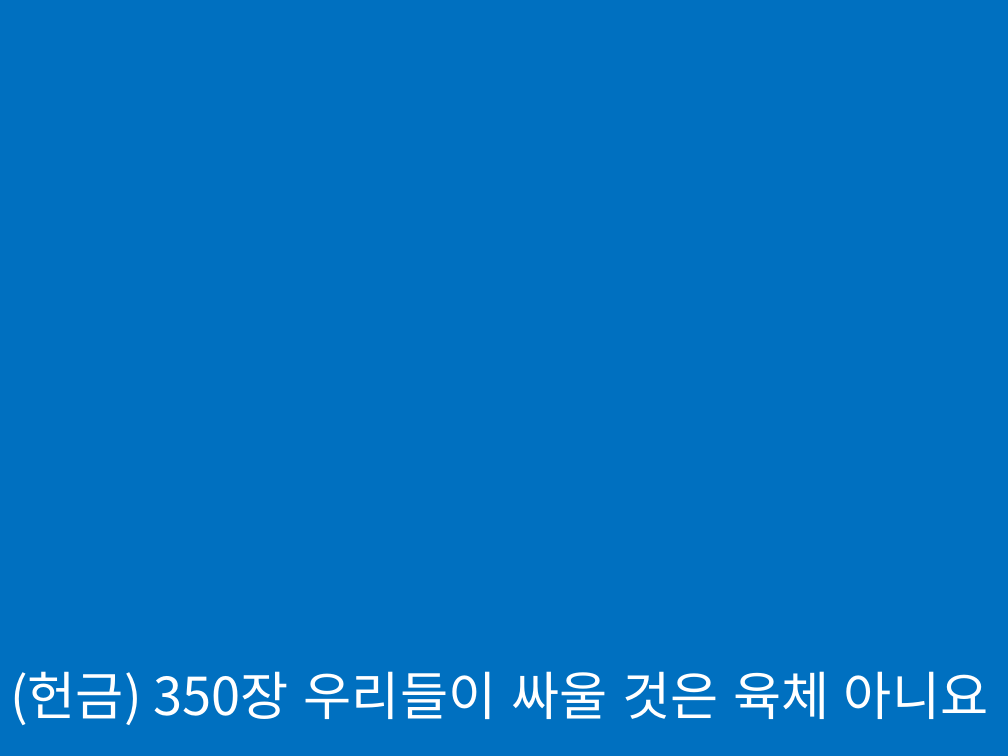
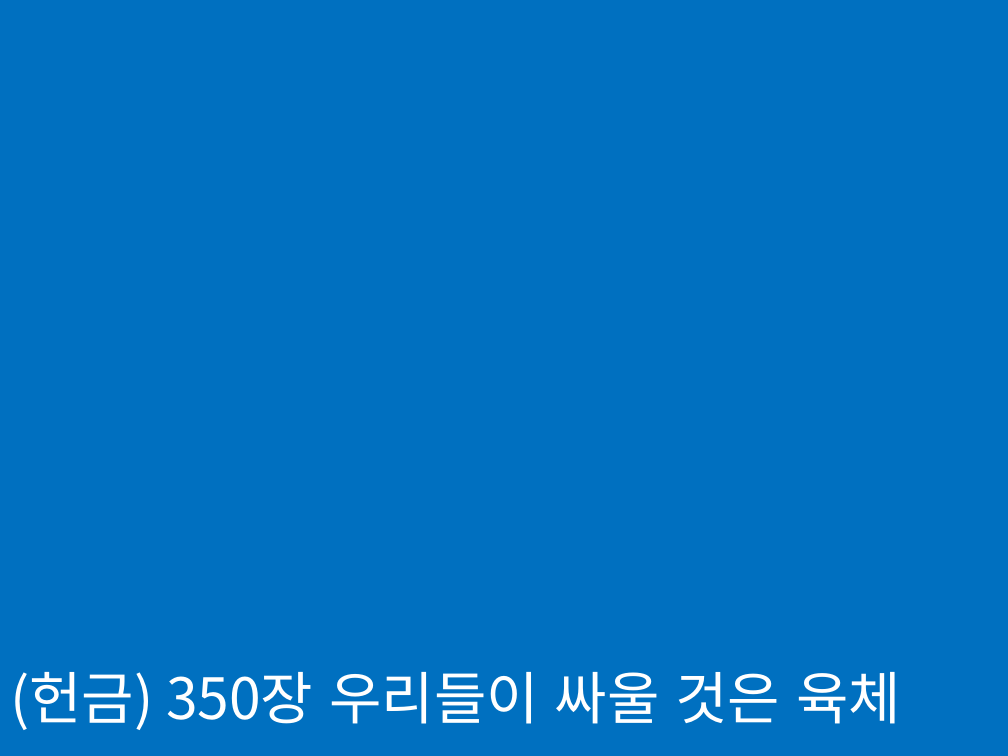
Before and after one commit to sumannam/osanskc, a slide deck: slide 13 of caption.pptx. Drawn at 1008x756 pixels with LibreOffice and Linux fonts; fonts in the diff are those of the drawing. Boxes give left, top, right and bottom in pixels: in the first picture for what was removed or moved away, otherwise in the second. Text is boxed around its words. In the diff, an @@ line names an element or a change of style, - is before the commit and + after.

```diff
--- a/caption.pptx
+++ b/caption.pptx
@@ text at [10,672,901,730]: text changed; size 37.4 to 40.7 pt @@
-(헌금) 350장 우리들이 싸울 것은 육체 아니요
+(헌금) 350장 우리들이 싸울 것은 육체
```
Also in this commit, not shown: 1 slide added, 1 slide removed, 6 other files.
